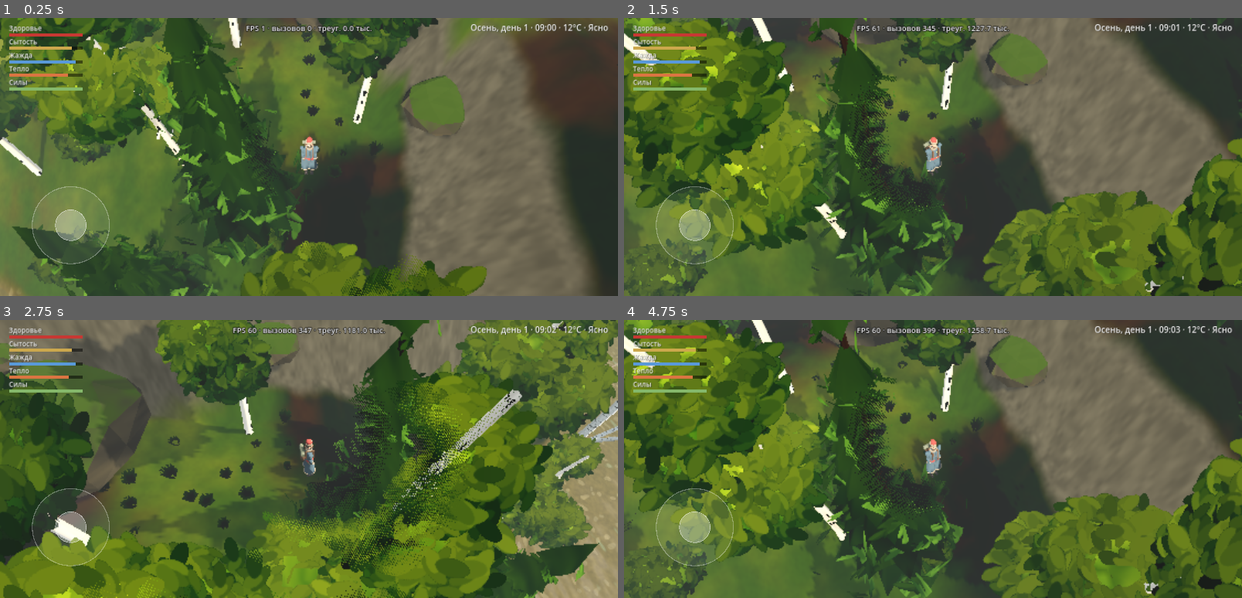
Above: before the commit, frames 1-4 (two rows, left to right).
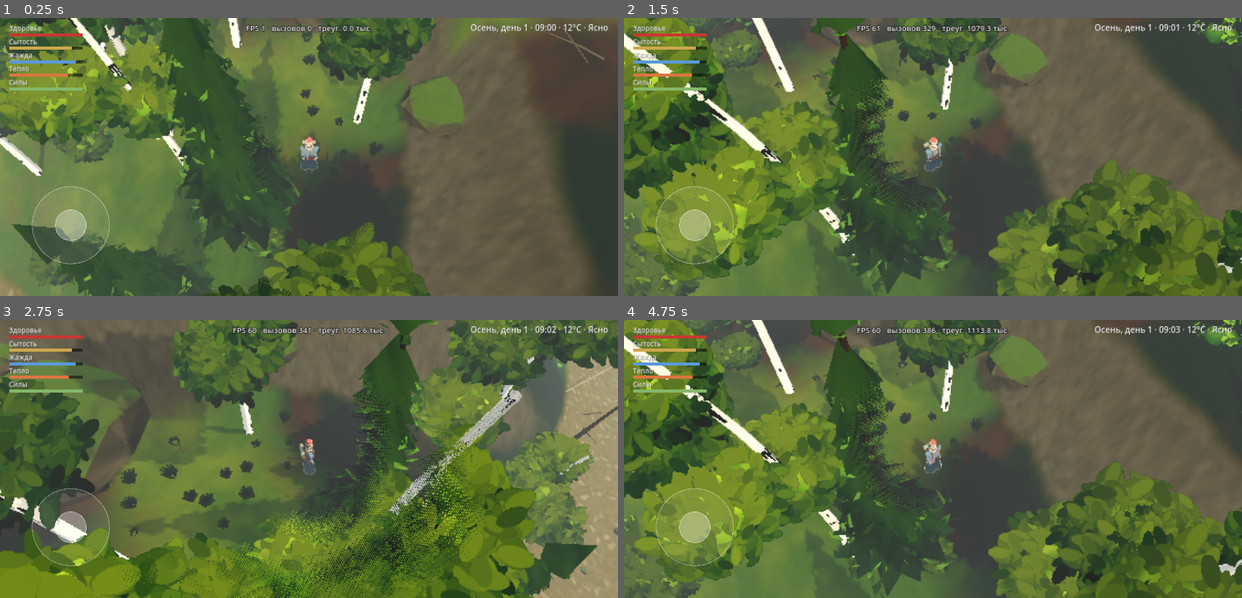
Above: after the commit, the same moments.

Repository: Masuku4129/Game
Game: Godot game, scene res://scenes/main.tscn
Same seed, same stepped clock (60 frames per second), same inputs: the game is played once before the commit and once after it.
Inputs (mouse positions are in pixels of both pictures, inside the frame that each line leads up to):
- Up to frame 1 (0.25 s): no input
- Up to frame 2 (1.5 s): move the mouse to (1068, 143) at 0.52 s; click (1068, 143) at 0.67 s; drag from (809, 170) to (902, 212) at 1.27 s
- Up to frame 3 (2.75 s): move the mouse to (370, 397) at 2.02 s; click (370, 397) at 2.17 s
- Up to frame 4 (4.75 s): drag from (902, 514) to (747, 417) at 2.77 s; move the mouse to (1118, 500) at 3.52 s; click (1118, 500) at 3.67 s; drag from (747, 417) to (840, 389) at 4.27 s

The runs differ from the first frame. In frame 1, 17% of the frame differs, in the area x 0-98%, y 0-100%; in frame 2, 32%; in frame 3, 37%, in the area x 0-100%, y 0-100%; in frame 4, 32%.

Commit message:
Живописный стиль: мелкие объекты, дальние лёгкие деревья, вода и камни спокойнее, плавное появление вдали
Co-Authored-By: Claude Opus 5.5 <noreply@anthropic.com>
Claude-Session: https://claude.ai/code/session_01XvKRdkiSDocUeZA2A8yViW

Diff:
--- a/game/scripts/main.gd
+++ b/game/scripts/main.gd
@@ -300,7 +300,7 @@
 	env.tonemap_mode = Environment.TONE_MAPPER_FILMIC
 	env.tonemap_exposure = 1.05
 	env.fog_enabled = true
-	env.fog_density = 0.004
+	env.fog_density = 0.006
 	env.fog_sky_affect = 0.5
 	var we := WorldEnvironment.new()
 	we.environment = env
@@ -345,7 +345,7 @@
 	env.fog_light_color = hor.darkened(0.08)
 	env.ambient_light_energy = lerpf(0.22, 0.7, d) * (1.0 + cl * 0.25)
 	if weather != null:
-		env.fog_density = 0.004 + weather.fogv * 0.03 + weather.precip * 0.008 + weather.snow * 0.0
+		env.fog_density = 0.006 + weather.fogv * 0.03 + weather.precip * 0.008 + weather.snow * 0.0
 	if hero != null:
 		hero.torch.light_energy = 2.2 * (1.0 - d)
 	day_factor = d
@@ -642,14 +642,14 @@
 		"spruce":
 			for i in 4: out.append(pv.spruce(100 + i))
 		"spruce_dead":
-			for i in 2: out.append(veg.spruce(200 + i, true))
+			for i in 2: out.append(pv.dead_tree(200 + i))
 		"pine":
 			for i in 3: out.append(pv.pine(300 + i))
 		"birch":
 			for i in 3: out.append(pv.birch(400 + i))
 		"bare":
-			for i in 2: out.append(veg.branchy(500 + i, "bare"))
-			out.append(veg.branchy(510, "bare_birch"))
+			for i in 2: out.append(pv.dead_tree(500 + i))
+			out.append(pv.dead_tree(510))
 		"bush":
 			for i in 3: out.append(pv.bush(600 + i))
 		"larch":
@@ -657,14 +657,14 @@
 		"aspen":
 			for i in 3: out.append(pv.birch(1500 + i, "leaf"))
 		"berry":
-			for i in 3: out.append(veg.berry_bush(1600 + i))
+			for i in 3: out.append(pv.berry_bush(1600 + i))
 		"mushroom":
-			for i in 2: out.append(veg.mushroom(1700 + i, true))
-			for i in 3: out.append(veg.mushroom(1710 + i, false))
+			for i in 2: out.append(pv.mushroom(1700 + i, true))
+			for i in 3: out.append(pv.mushroom(1710 + i, false))
 		"anthill":
-			out.append(veg.anthill(1800))
+			out.append(pv.anthill(1800))
 		"fern":
-			for i in 3: out.append(veg.fern(700 + i))
+			for i in 3: out.append(pv.fern(700 + i))
 		"grass":
 			for i in 4: out.append(veg.grass(800 + i))
 		"rock":
@@ -672,16 +672,16 @@
 		"pebble":
 			for i in 3: out.append(pv.rock(950 + i))
 		"reeds":
-			for i in 3: out.append(veg.reeds(1200 + i))
+			for i in 3: out.append(pv.reeds(1200 + i))
 		"twig":
-			for i in 4: out.append(veg.twig(1300 + i))
+			for i in 4: out.append(pv.twig(1300 + i))
 		"stump":
-			out.append(veg.stump(1000))
+			out.append(pv.stump(1000))
 		"log":
-			for i in 2: out.append(veg.log_fallen(1100 + i))
+			for i in 2: out.append(pv.log_fallen(1100 + i))
 	return out
 
-const TREE_KINDS := []
+const TREE_KINDS := ["spruce", "pine", "birch", "larch", "aspen"]
 const NEAR_R := 30.0
 var tree_grid := {}
 var near_mesh := {}
@@ -929,9 +929,9 @@
 		if not cache.has(r[0]):
 			cache[r[0]] = _variants(r[0])
 			if r[0] in TREE_KINDS:
-				veg.lod = true
+				pv.lod = true
 				cache_lod[r[0]] = _variants(r[0])
-				veg.lod = false
+				pv.lod = false
 	var cells := int(SIZE / CELL)
 	for cz in cells:
 		for cx in cells:
@@ -1003,7 +1003,8 @@
 					var mmi := MultiMeshInstance3D.new()
 					mmi.multimesh = mm
 					mmi.visibility_range_end = r[3]
-					mmi.visibility_range_end_margin = 10.0
+					mmi.visibility_range_end_margin = 14.0
+					mmi.visibility_range_fade_mode = GeometryInstance3D.VISIBILITY_RANGE_FADE_SELF
 					mmi.cast_shadow = GeometryInstance3D.SHADOW_CASTING_SETTING_ON if r[4] else GeometryInstance3D.SHADOW_CASTING_SETTING_OFF
 					add_child(mmi)
 					if is_tree:
--- a/game/scripts/pveg.gd
+++ b/game/scripts/pveg.gd
@@ -7,9 +7,13 @@
 var mats := {}
 var fade_list: Array = []
 var _ico: Array = []
+var _ico0: Array = []
+## Лёгкая дальняя версия: без мазков-карточек, грубые облака.
+var lod := false
 
 func _init() -> void:
 	_ico = _icosphere()
+	_ico0 = _ico_base
 	var fol := load("res://shaders/paint/foliage.gdshader")
 	var brk := load("res://shaders/paint/bark.gdshader")
 	for f in [
@@ -19,6 +23,11 @@
 		["leaf", Color(0.12, 0.22, 0.1), Color(0.3, 0.45, 0.17), Color(0.62, 0.68, 0.27), 1.0],
 		["bush", Color(0.1, 0.2, 0.09), Color(0.26, 0.4, 0.15), Color(0.56, 0.62, 0.24), 0.8],
 		["larch", Color(0.12, 0.2, 0.1), Color(0.34, 0.46, 0.2), Color(0.66, 0.7, 0.3), 1.0],
+		["fern", Color(0.1, 0.2, 0.08), Color(0.25, 0.42, 0.14), Color(0.5, 0.62, 0.22), 1.0],
+		["berry", Color(0.3, 0.03, 0.04), Color(0.6, 0.08, 0.08), Color(0.85, 0.25, 0.2), 0.0],
+		["cap_red", Color(0.45, 0.06, 0.04), Color(0.72, 0.14, 0.08), Color(0.9, 0.35, 0.2), 0.0],
+		["cap_brown", Color(0.25, 0.14, 0.07), Color(0.45, 0.28, 0.14), Color(0.62, 0.45, 0.26), 0.0],
+		["anthill", Color(0.18, 0.12, 0.07), Color(0.34, 0.24, 0.14), Color(0.5, 0.38, 0.22), 0.0],
 	]:
 		var m := ShaderMaterial.new()
 		m.shader = fol
@@ -27,16 +36,23 @@
 		m.set_shader_parameter("col_light", f[3])
 		m.set_shader_parameter("autumn_k", f[4])
 		mats[f[0]] = m
-	for b in [["bark", Color(0.36, 0.27, 0.2), Color(0.2 …(229 unchanged characters)…
+	for b in [["cut", Color(0.78, 0.64, 0.44), Color(0.6, 0.46, 0.3), 0.0], ["stem", Color(0.9, 0.86, 0.76), Color(0.75, 0.7, 0.6), 0.0], ["log", Color(0.42, 0.34, 0.26), Color(0.24, 0.19, 0.15), 0.0], ["bark", Color(0.36, 0.27, 0.2), Color(0.2 …(229 unchanged characters)…
 		var m := ShaderMaterial.new()
 		m.shader = brk
 		m.set_shader_parameter("col", b[1])
 		m.set_shader_parameter("col2", b[2])
 		m.set_shader_parameter("birch", b[3])
+		# брёвна, пни, срезы и грибы не растворяются перед камерой
+		m.set_shader_parameter("no_fade", b[0] in ["cut", "stem", "log"])
 		mats[b[0]] = m
 	var rk := ShaderMaterial.new()
 	rk.shader = load("res://shaders/paint/rock.gdshader")
 	mats["rock"] = rk
+	var rd := ShaderMaterial.new()
+	rd.shader = load("res://shaders/paint/grasscard.gdshader")
+	rd.set_shader_parameter("col_root", Color(0.22, 0.28, 0.12))
+	rd.set_shader_parameter("col_tip", Color(0.62, 0.6, 0.32))
+	mats["reed"] = rd
 	var tf := ShaderMaterial.new()
 	tf.shader = load("res://shaders/paint/grasscard.gdshader")
 	tf.set_shader_parameter("strokes_tex", _grass_tex())
@@ -44,7 +60,7 @@
 	# мазки листвы: те же цвета, что у сплошных крон
 	var bt := _brush_tex()
 	var lc := load("res://shaders/paint/leafcard.gdshader")
-	for k in ["spruce", "pine", "birch", "leaf", "bush", "larch"]:
+	for k in ["spruce", "pine", "birch", "leaf", "bush", "larch", "fern"]:
 		var m := ShaderMaterial.new()
 		m.shader = lc
 		m.set_shader_parameter("brush", bt)
@@ -52,6 +68,7 @@
 			m.set_shader_parameter(p, mats[k].get_shader_parameter(p))
 		mats[k + "_card"] = m
 
+	rd.set_shader_parameter("strokes_tex", _grass_tex())
 	for k in mats.keys():
 		if k != "tuft":
 			fade_list.append(mats[k])
@@ -113,16 +130,19 @@
 
 ## Облако из мазков: сплошное ядро + карточки-мазки по поверхности (рваный край).
 func leafblob(core: SurfaceTool, cards: SurfaceTool, c: Vector3, sc: Vector3, shade: float) -> void:
+	if cards == null:
+		blob(core, c, sc * 0.92, shade * 0.8)
+		return
 	blob(core, c, sc * 0.78, shade * 0.6)
 	var verts: Array = _ico[0]
 	var sz := (sc.x + sc.y + sc.z) / 3.0 * 0.62
 	for p in verts:
 		var q: Vector3 = p
-		var pos := c + Vector3(q.x * sc.x, q.y * sc.y * (0.7 if q.y < 0 else 1.0), q.z * sc.z) * R(0.85, 1.0)
+		var pos := c + Vector3(q.x * sc.x, q.y * sc.y * (0.7 if q.y < 0 else 1.0), q.z * sc.z) * CR(0.85, 1.0)
 		var nrm := (q + Vector3(0, 0.35, 0)).normalized()
-		var rot := R(0, TAU)
-		var sh := clampf(shade + R(-0.2, 0.2), 0.0, 1.0)
-		var s2 := sz * R(0.8, 1.2)
+		var rot := CR(0, TAU)
+		var sh := clampf(shade + CR(-0.2, 0.2), 0.0, 1.0)
+		var s2 := sz * CR(0.8, 1.2)
 		for corner in [[0, 0], [1, 0], [1, 1], [0, 0], [1, 1], [0, 1]]:
 			cards.set_color(Color(sh, 0, 0, 1))
 			cards.set_normal(nrm)
@@ -130,9 +150,14 @@
 			cards.set_uv2(Vector2(s2, rot))
 			cards.add_vertex(pos)
 
+var crng := RandomNumberGenerator.new()
+func CR(a: float, b: float) -> float:
+	return crng.randf_range(a, b)
+
 func R(a: float, b: float) -> float:
 	return rng.randf_range(a, b)
 
+var _ico_base: Array = []
 ## Икосфера 1-го уровня: 42 вершины, 80 граней.
 func _icosphere() -> Array:
 	var t := (1.0 + sqrt(5.0)) / 2.0
@@ -140,6 +165,7 @@
 	for i in v.size():
 		v[i] = v[i].normalized()
 	var f: Array = [[0, 11, 5], [0, 5, 1], [0, 1, 7], [0, 7, 10], [0, 10, 11], [1, 5, 9], [5, 11, 4], [11, 10, 2], [10, 7, 6], [7, 1, 8], [3, 9, 4], [3, 4, 2], [3, 2, 6], [3, 6, 8], [3, 8, 9], [4, 9, 5], [2, 4, 11], [6, 2, 10], [8, 6, 7], [9, 8, 1]]
+	_ico_base = [v.duplicate(), f]
 	var mid := {}
 	var out: Array = []
 	for tri in f:
@@ -167,13 +193,13 @@
 
 ## Облако листвы: искажённая шумом сфера, нормали — от центра (мягкий объём), чуть вверх.
 func blob(st: SurfaceTool, c: Vector3, sc: Vector3, shade: float, autumn_k: float = 1.0) -> void:
-	var verts: Array = _ico[0]
-	var faces: Array = _ico[1]
+	var verts: Array = _ico0[0] if lod else _ico[0]
+	var faces: Array = _ico0[1] if lod else _ico[1]
 	var off := R(0, 100)
 	var pts: Array = []
 	for p in verts:
 		var q: Vector3 = p
-		var n := 1.0 + 0.25 * sin(q.x * 3.1 + off) * cos(q.z * 2.7 + off) + 0.15 * sin(q.y * 5.3 + off * 2.0) + R(-0.06, 0.06)
+		var n := 1.0 + 0.25 * sin(q.x * 3.1 + off) * cos(q.z * 2.7 + off) + 0.15 * sin(q.y * 5.3 + off * 2.0) + 0.06 * sin(q.x * 17.3 + q.y * 11.1 + q.z * 7.7 + off)
 		# низ облака приплюснут — как у настоящих крон
 		if q.y < 0:
 			q.y *= 0.7
@@ -228,10 +254,10 @@
 			var tip: Vector3 = ring[i]
 			var outv := Vector3(tip.x, 0, tip.z).normalized()
 			for corner in [[0, 0], [1, 0], [1, 1], [0, 0], [1, 1], [0, 1]]:
-				cards.set_color(Color(clampf(shade + R(-0.15, 0.15), 0.0, 1.0), 0, 0, 1))
+				cards.set_color(Color(clampf(shade + CR(-0.15, 0.15), 0.0, 1.0), 0, 0, 1))
 				cards.set_normal((outv * 0.8 + Vector3(0, 0.6, 0)).normalized())
 				cards.set_uv(Vector2(corner[0], corner[1]))
-				cards.set_uv2(Vector2(r * 0.32 + 0.12, R(0, TAU)))
+				cards.set_uv2(Vector2(r * 0.17 + 0.08, CR(0, TAU)))
 				cards.add_vertex(tip - outv * r * 0.12)
 	for i in n:
 		var a: Vector3 = ring[i]
@@ -252,6 +278,8 @@
 	var mesh := ArrayMesh.new()
 	for pr in parts:
 		var st: SurfaceTool = pr[0]
+		if st == null:
+			continue
 		st.commit(mesh)
 		mesh.surface_set_material(mesh.get_surface_count() - 1, mats[pr[1]])
 	return mesh
@@ -267,7 +295,7 @@
 	var H := R(7.0, 11.0)
 	var bk := _st()
 	var fl := _st()
-	cards = _st()
+	cards = null if lod else _st()
 	trunk(bk, Vector3.ZERO, Vector3(0, H * 0.5, 0), Vector3(0, H * 0.9, 0), 0.24, 0.05, 2, 6)
 	var tiers := rng.randi_range(8, 11)
 	var R0 := H * R(0.2, 0.25)
@@ -287,7 +315,7 @@
 	var H := R(11.0, 15.0)
 	var bk := _st()
 	var fl := _st()
-	cards = _st()
+	cards = null if lod else _st()
 	var top := Vector3(R(-0.6, 0.6), H, R(-0.6, 0.6))
 	trunk(bk, Vector3.ZERO, Vector3(R(-0.3, 0.3), H * 0.5, R(-0.3, 0.3)), top, 0.28, 0.08, 4, 6)
 	for i in rng.randi_range(3, 5):
@@ -305,7 +333,7 @@
 	var H := R(8.0, 11.0)
 	var bk := _st()
 	var fl := _st()
-	cards = _st()
+	cards = null if lod else _st()
 	var top := Vector3(R(-0.8, 0.8), H, R(-0.8, 0.8))
 	trunk(bk, Vector3.ZERO, Vector3(R(-0.3, 0.3), H * 0.5, R(-0.3, 0.3)), top, 0.17, 0.05, 4, 6)
 	var n := rng.randi_range(5, 8)
@@ -325,7 +353,7 @@
 func bush(seed_v: int) -> Array:
 	rng.seed = seed_v
 	var fl := _st()
-	cards = _st()
+	cards = null if lod else _st()
 	for i in rng.randi_range(2, 4):
 		var a := R(0, TAU)
 		var d := R(0.1, 0.6)
@@ -376,3 +404,126 @@
 			st.set_uv(pts[idx][1])
 			st.add_vertex(pts[idx][0])
 	return [_mesh([[st, "tuft"]]), h]
+
+## Круглая крышка (срез пня, торец бревна).
+func disc(st: SurfaceTool, c: Vector3, nrm: Vector3, r: float, seg: int = 10) -> void:
+	var t := nrm.cross(Vector3.UP if absf(nrm.y) < 0.9 else Vector3.RIGHT).normalized()
+	var b := nrm.cross(t)
+	for i in seg:
+		var a0 := TAU * i / seg
+		var a1 := TAU * (i + 1) / seg
+		for v in [[c, Vector2(0.5, 0.5)], [c + (t * cos(a0) + b * sin(a0)) * r, Vector2(0.5 + cos(a0) * 0.5, 0.5 + sin(a0) * 0.5)], [c + (t * cos(a1) + b * sin(a1)) * r, Vector2(0.5 + cos(a1) * 0.5, 0.5 + sin(a1) * 0.5)]]:
+			st.set_normal(nrm)
+			st.set_uv(v[1])
+			st.add_vertex(v[0])
+
+## Папоротник: 6–9 вай из мазков, раскинутых веером.
+func fern(seed_v: int) -> Array:
+	rng.seed = seed_v
+	var core := _st()
+	cards = null if lod else _st()
+	blob(core, Vector3(0, 0.15, 0), Vector3(0.25, 0.15, 0.25), 0.2)
+	for i in rng.randi_range(6, 9):
+		var a := R(0, TAU)
+		var d := Vector3(cos(a), 0, sin(a))
+		var L := R(0.6, 1.0)
+		for k in 4:
+			var t := (k + 0.5) / 4.0
+			var p := d * L * t + Vector3(0, 0.45 * sin(t * PI * 0.8) + 0.1, 0)
+			for corner in [[0, 0], [1, 0], [1, 1], [0, 0], [1, 1], [0, 1]]:
+				cards.set_color(Color(R(0.3, 1.0), 0, 0, 1))
+				cards.set_normal((d * 0.4 + Vector3.UP).normalized())
+				cards.set_uv(Vector2(corner[0], corner[1]))
+				cards.set_uv2(Vector2(0.22 * (1.1 - t * 0.5), R(0, TAU)))
+				cards.add_vertex(p)
+	return [_mesh([[core, "fern"], [cards, "fern_card"]]), 0.6]
+
+## Камыш: высокие пучки штрихов.
+func reeds(seed_v: int) -> Array:
+	var r: Array = tuft(seed_v, 3.2)
+	var mesh: ArrayMesh = r[0]
+	mesh.surface_set_material(0, mats["reed"])
+	return r
+
+## Хворост: пара сухих веток на земле.
+func twig(seed_v: int) -> Array:
+	rng.seed = seed_v
+	var st := _st()
+	for i in rng.randi_range(2, 3):
+		var a := R(0, TAU)
+		var d := Vector3(cos(a), 0, sin(a))
+		var L := R(0.6, 1.1)
+		trunk(st, -d * L * 0.5 + Vector3(0, 0.03, 0), Vector3(R(-0.1, 0.1), 0.06, R(-0.1, 0.1)), d * L * 0.5 + Vector3(0, 0.03, 0), 0.025, 0.012, 2, 4)
+	return [_mesh([[st, "bark_dead"]]), 0.1]
+
+## Ягодный куст: облако листвы и россыпь ягод.
+func berry_bush(seed_v: int) -> Array:
+	rng.seed = seed_v
+	var fl := _st()
+	cards = null if lod else _st()
+	var bs := _st()
+	leafblob(fl, cards, Vector3(0, 0.3, 0), Vector3(0.4, 0.3, 0.4), R(0.4, 0.9))
+	for i in 14:
+		var a := R(0, TAU)
+		var p := Vector3(cos(a) * R(0.2, 0.42), R(0.15, 0.55), sin(a) * R(0.2, 0.42))
+		blob(bs, p, Vector3.ONE * 0.045, R(0.5, 1.0))
+	return [_mesh([[fl, "bush"], [cards, "bush_card"], [bs, "berry"]]), 0.6]
+
+## Гриб: ножка и шляпка (красная — мухомор).
+func mushroom(seed_v: int, red: bool) -> Array:
+	rng.seed = seed_v
+	var stem := _st()
+	var cap := _st()
+	var h := R(0.1, 0.18)
+	trunk(stem, Vector3.ZERO, Vector3(0, h * 0.5, 0), Vector3(0, h, 0), 0.025, 0.02, 1, 6)
+	blob(cap, Vector3(0, h, 0), Vector3(0.075, 0.04, 0.075), 0.8)
+	return [_mesh([[stem, "stem"], [cap, "cap_red" if red else "cap_brown"]]), h]
+
+## Пень: широкий низкий ствол с корнями и светлым срезом.
+func stump(seed_v: int) -> Array:
+	rng.seed = seed_v
+	var st := _st()
+	var top := _st()
+	trunk(st, Vector3.ZERO, Vector3(0, 0.35, 0), Vector3(0, 0.75, 0), 0.55, 0.45, 2, 9)
+	for i in 4:
+		var a := TAU * i / 4 + R(-0.4, 0.4)
+		var d := Vector3(cos(a), 0, sin(a))
+		trunk(st, d * 0.3 + Vector3(0, 0.3, 0), d * 0.75 + Vector3(0, 0.08, 0), d * R(1.1, 1.4) + Vector3(0, -0.1, 0), 0.15, 0.04, 2, 5)
+	disc(top, Vector3(0, 0.75, 0), Vector3.UP, 0.45)
+	return [_mesh([[st, "log"], [top, "cut"]]), 0.75]
+
+## Бревно: лежит вдоль X, торцы со срезом.
+func log_fallen(seed_v: int) -> Array:
+	rng.seed = seed_v
+	var st := _st()
+	var ends := _st()
+	var L := 4.6
+	trunk(st, Vector3(-L * 0.5, 0.3, 0), Vector3(0, 0.36, R(-0.15, 0.15)), Vector3(L * 0.5, 0.28, 0), 0.33, 0.27, 4, 9)
+	for i in 2:
+		var x := R(-L * 0.35, L * 0.35)
+		trunk(st, Vector3(x, 0.45, 0), Vector3(x + R(-0.2, 0.2), 0.75, R(0.15, 0.3)), Vector3(x + R(-0.4, 0.4), 0.95, R(0.4, 0.7)), 0.05, 0.015, 2, 4)
+	disc(ends, Vector3(-L * 0.5, 0.3, 0), Vector3.LEFT, 0.33)
+	disc(ends, Vector3(L * 0.5, 0.28, 0), Vector3.RIGHT, 0.27)
+	return [_mesh([[st, "log"], [ends, "cut"]]), 0.6]
+
+## Муравейник: бурый холмик.
+func anthill(seed_v: int) -> Array:
+	rng.seed = seed_v
+	var st := _st()
+	blob(st, Vector3(0, 0.0, 0), Vector3(0.7, 0.65, 0.7), 0.6)
+	return [_mesh([[st, "anthill"]]), 0.6]
+
+## Сухая ель: голый ствол с короткими серыми сучьями.
+func dead_tree(seed_v: int) -> Array:
+	rng.seed = seed_v
+	var st := _st()
+	var H := R(6.0, 10.0)
+	trunk(st, Vector3.ZERO, Vector3(R(-0.3, 0.3), H * 0.5, R(-0.3, 0.3)), Vector3(R(-0.4, 0.4), H, R(-0.4, 0.4)), 0.22, 0.04, 3, 6)
+	var y := 1.5
+	while y < H - 0.5:
+		var a := R(0, TAU)
+		var d := Vector3(cos(a), R(-0.3, 0.1), sin(a)).normalized()
+		var L := (1.0 - y / H) * 1.8 + 0.3
+		trunk(st, Vector3(0, y, 0), Vector3(0, y, 0) + d * L * 0.5, Vector3(0, y, 0) + d * L + Vector3(0, -0.2, 0), 0.04, 0.01, 1, 4)
+		y += R(0.5, 0.9)
+	return [_mesh([[st, "bark_dead"]]), H]
--- a/game/shaders/paint/bark.gdshader
+++ b/game/shaders/paint/bark.gdshader
@@ -6,6 +6,7 @@
 uniform vec3 col = vec3(0.35, 0.25, 0.18);
 uniform vec3 col2 = vec3(0.22, 0.16, 0.12);
 uniform float birch = 0.0;
+uniform bool no_fade = false;
 uniform float snow = 0.0;
 varying vec3 wp;
 varying vec3 wn;
@@ -16,7 +17,7 @@
 }
 
 void fragment() {
-	if (fade_discard(wp, FRAGCOORD.xy)) {
+	if (!no_fade && fade_discard(wp, FRAGCOORD.xy)) {
 		discard;
 	}
 	float s = vnoise(vec2(UV.x * 6.0, UV.y * 1.2)) * 0.6 + vnoise(vec2(UV.x * 14.0, UV.y * 3.0)) * 0.4;
--- a/game/shaders/paint/ground.gdshader
+++ b/game/shaders/paint/ground.gdshader
@@ -6,7 +6,7 @@
 uniform vec3 meadow2 = vec3(0.47, 0.5, 0.2);
 uniform vec3 forest = vec3(0.16, 0.22, 0.11);
 uniform vec3 litter = vec3(0.30, 0.23, 0.14);
-uniform vec3 stone = vec3(0.42, 0.41, 0.38);
+uniform vec3 stone = vec3(0.36, 0.34, 0.29);
 uniform vec3 bed = vec3(0.46, 0.42, 0.3);
 uniform float water_y = -2.0;
 uniform float snow = 0.0;
--- a/game/shaders/paint/rock.gdshader
+++ b/game/shaders/paint/rock.gdshader
@@ -3,8 +3,8 @@
 #include "res://shaders/paint/paint.gdshaderinc"
 #include "res://shaders/fade.gdshaderinc"
 // Камень гранями: плоские грани, тёплый серый, мох сверху, мазки.
-uniform vec3 col = vec3(0.44, 0.42, 0.37);
-uniform vec3 col_dark = vec3(0.26, 0.26, 0.27);
+uniform vec3 col = vec3(0.40, 0.37, 0.31);
+uniform vec3 col_dark = vec3(0.21, 0.21, 0.2);
 uniform vec3 moss = vec3(0.36, 0.45, 0.22);
 uniform float moss_k = 0.85;
 uniform float snow = 0.0;
--- a/game/shaders/paint/water.gdshader
+++ b/game/shaders/paint/water.gdshader
@@ -2,8 +2,8 @@
 render_mode blend_mix, depth_draw_never, cull_disabled, specular_schlick_ggx;
 // Прозрачная река: у берега видно дно, глубже — бирюзово-зелёная толща, блики мазками.
 uniform sampler2D depth_tex : hint_depth_texture, filter_nearest;
-uniform vec3 shallow = vec3(0.32, 0.46, 0.34);
-uniform vec3 deep = vec3(0.08, 0.2, 0.2);
+uniform vec3 shallow = vec3(0.26, 0.38, 0.26);
+uniform vec3 deep = vec3(0.06, 0.16, 0.13);
 uniform float ice = 0.0;
 uniform float rain = 0.0;
 vec3 lin(vec3 c) { return pow(c, vec3(2.2)); }
@@ -31,11 +31,12 @@
 	float r2 = vn(wp.xz * vec2(1.6, 4.0) - flow * 1.7 + 3.0);
 	float glint = smoothstep(0.82, 0.95, r1 * 0.6 + r2 * 0.5);
 	vec3 c = mix(lin(shallow), lin(deep), k);
-	c += vec3(0.85, 0.95, 0.9) * glint * 0.2;
+	c += vec3(0.85, 0.95, 0.9) * glint * 0.08;
 	c = mix(c, vec3(0.78, 0.86, 0.9), ice);
 	ALBEDO = c;
-	ALPHA = mix(clamp(0.12 + k * 0.6 + glint * 0.2, 0.0, 0.85), 0.97, ice);
+	ALPHA = mix(clamp(0.1 + k * 0.65 + glint * 0.08, 0.0, 0.85), 0.97, ice);
 	NORMAL = normalize(vec3((r1 - 0.5) * 0.25, 1.0, (r2 - 0.5) * 0.25) * mat3(INV_VIEW_MATRIX));
-	ROUGHNESS = mix(0.25, 0.6, ice);
+	ROUGHNESS = mix(0.55, 0.6, ice);
+	SPECULAR = 0.2;
 	METALLIC = 0.0;
 }
